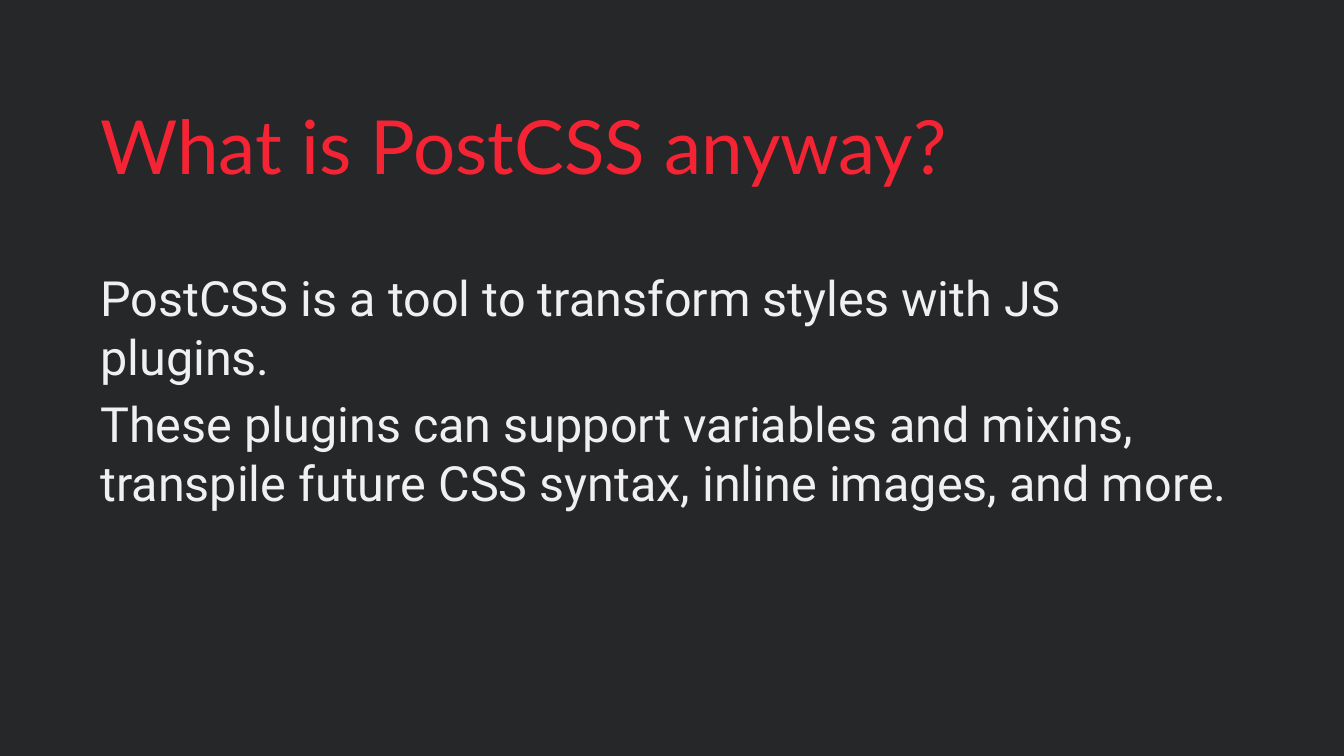
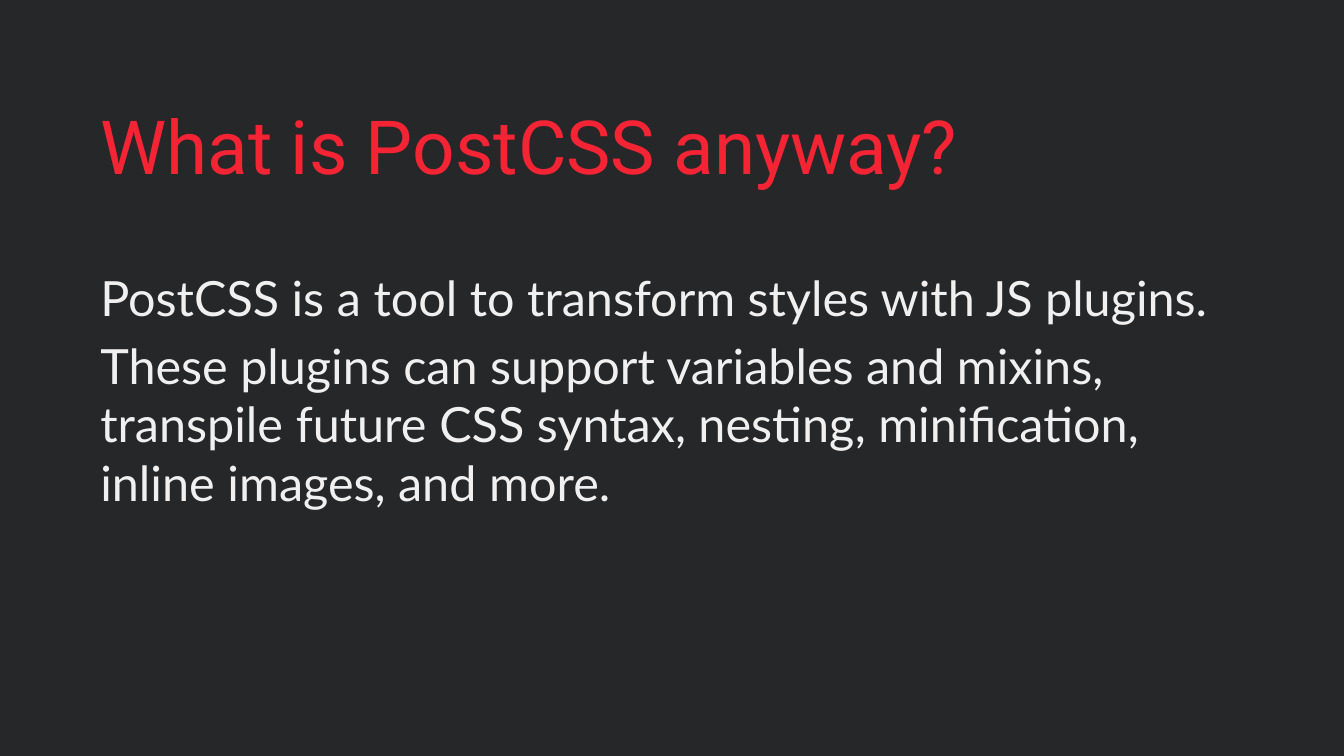
Before and after one commit to mihaeltomic/postcss-presentation, a slide deck: slide 2 of PostCSS.pptx. Drawn at 1344x756 pixels with LibreOffice and Linux fonts; fonts in the diff are those of the drawing; background and template pictures are left out. Boxes give left, top, right and bottom in pixels: in the first picture for what was removed or moved away, otherwise in the second. Text is boxed around its words. In the diff, an @@ line names an element or a change of style, - is before the commit and + after.

Commit message:
Added .ppsx and styling fixes

```diff
--- a/PostCSS.pptx
+++ b/PostCSS.pptx
@@ title "What is PostCSS anyway?" at (x1=100, y1=118, x2=958, y2=190): font Lato to Roboto @@
@@ text at (x1=100, y1=280, x2=1207, y2=325): font Roboto to Lato in "PostCSS is a tool to transform styles ..." @@
@@ text at (x1=100, y1=348, x2=1139, y2=510): text changed; font Roboto to Lato @@
-These plugins can support variables and mixins, transpile future CSS syntax, inline images, and more.
+These plugins can support variables and mixins, transpile future CSS syntax, nesting, minification, inline images, and more.
```
Also in this commit, not shown: 8 other slides changed, 9 other files.
